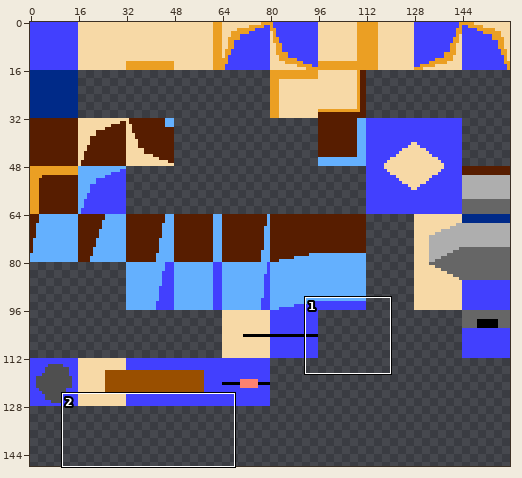
File history of a sprite sheet, assets/aseprite/16x_tileset.png. The first picture is a wide view before the edit; the outline marks the close-up.
Close-up. Before the commit:
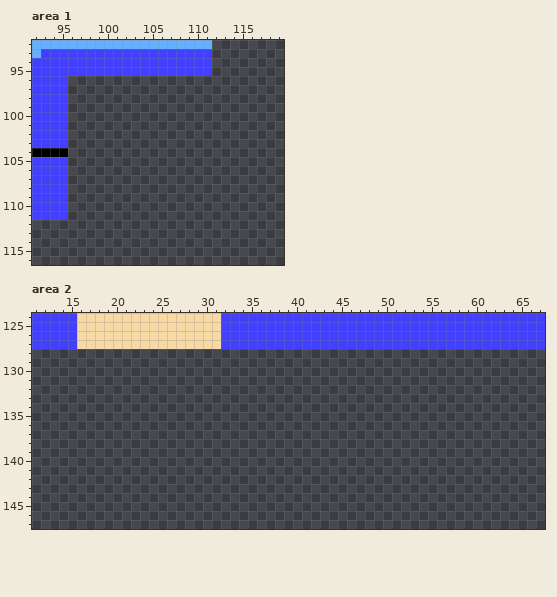
The file is 160x160 pixels. Shown: area 1: x 92..119, y 92..116; area 2: x 11..67, y 124..147. The wide view leaves out empty margins.
Now the later version:
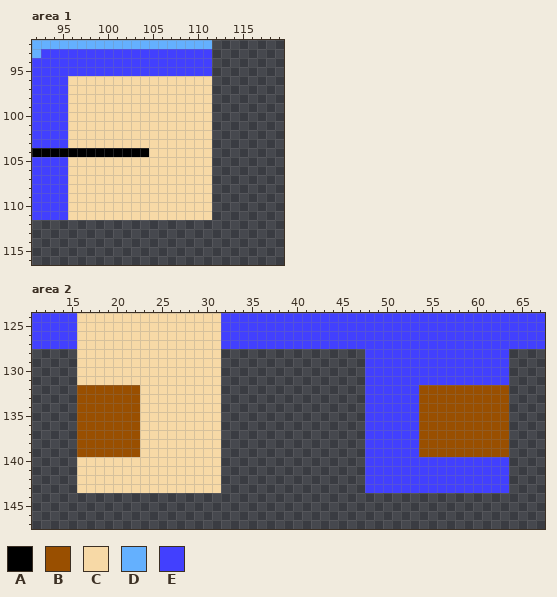
Palette (. is transparent): A #000000  B #994f00  C #f7d9a6  D #64b0fe  E #4240fe
The exact change:
Area 1:
There is now colour A in row 104 at x 96 to 104.
There is now colour C in rows 96 to 103 at x 96 to 111; in row 104 at x 105 to 111; in rows 105 to 111 at x 96 to 111.
Area 2:
There is now colour B in rows 132 to 139 at x 16 to 22 and 54 to 63.
There is now colour C in rows 128 to 131 at x 16 to 31; in rows 132 to 139 at x 23 to 31; in rows 140 to 143 at x 16 to 31.
There is now colour E in rows 128 to 131 at x 48 to 63; in rows 132 to 139 at x 48 to 53; in rows 140 to 143 at x 48 to 63.
Changed places in both close-ups, as pixel boxes (x1, y1, x2, y2):
added: (68, 76, 212, 220)
added: (77, 349, 221, 493)
added: (365, 349, 509, 493)
